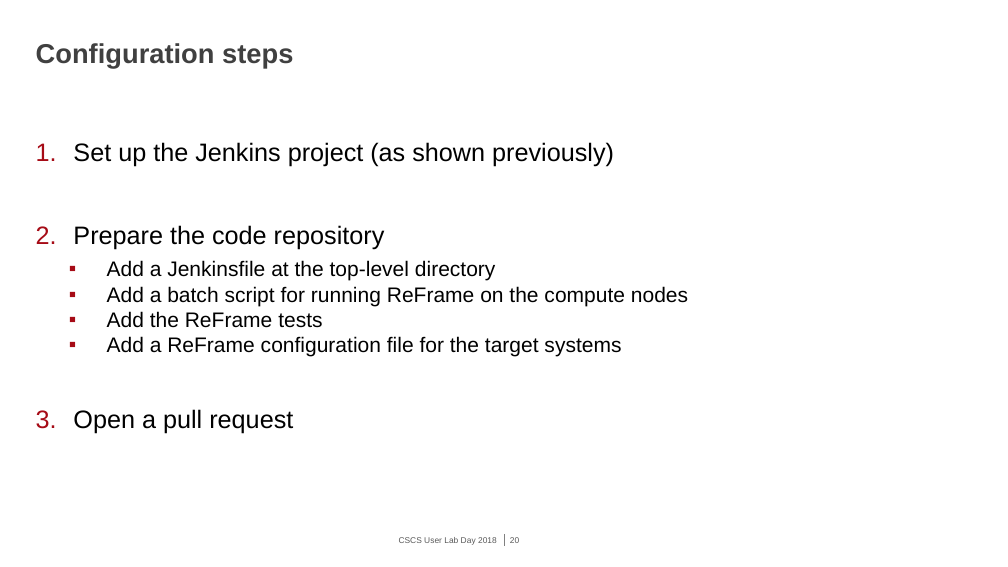
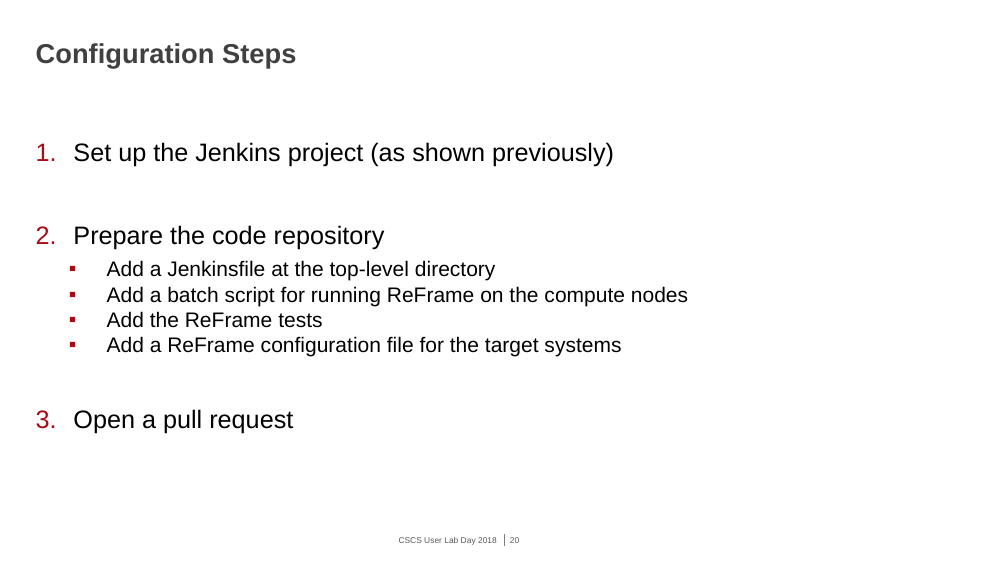
Before and after one commit to eth-cscs/UserLabDay, a slide deck: slide 20 of slides/ci_and_regression/ReFrame_CI.pptx. Drawn at 1008x567 pixels with LibreOffice and Linux fonts; fonts in the diff are those of the drawing; background and template pictures are left out. Boxes give left, top, right and bottom in pixels: in the first picture for what was removed or moved away, otherwise in the second. Text is boxed around its words. In the diff, an @@ line names an element or a change of style, - is before the commit and + after.

```diff
--- a/slides/ci_and_regression/ReFrame_CI.pptx
+++ b/slides/ci_and_regression/ReFrame_CI.pptx
@@ title at [36, 43, 296, 68]: text changed @@
-Configuration steps
+Configuration Steps
```
Also in this commit, not shown: 5 other slides changed, 1 other file.
